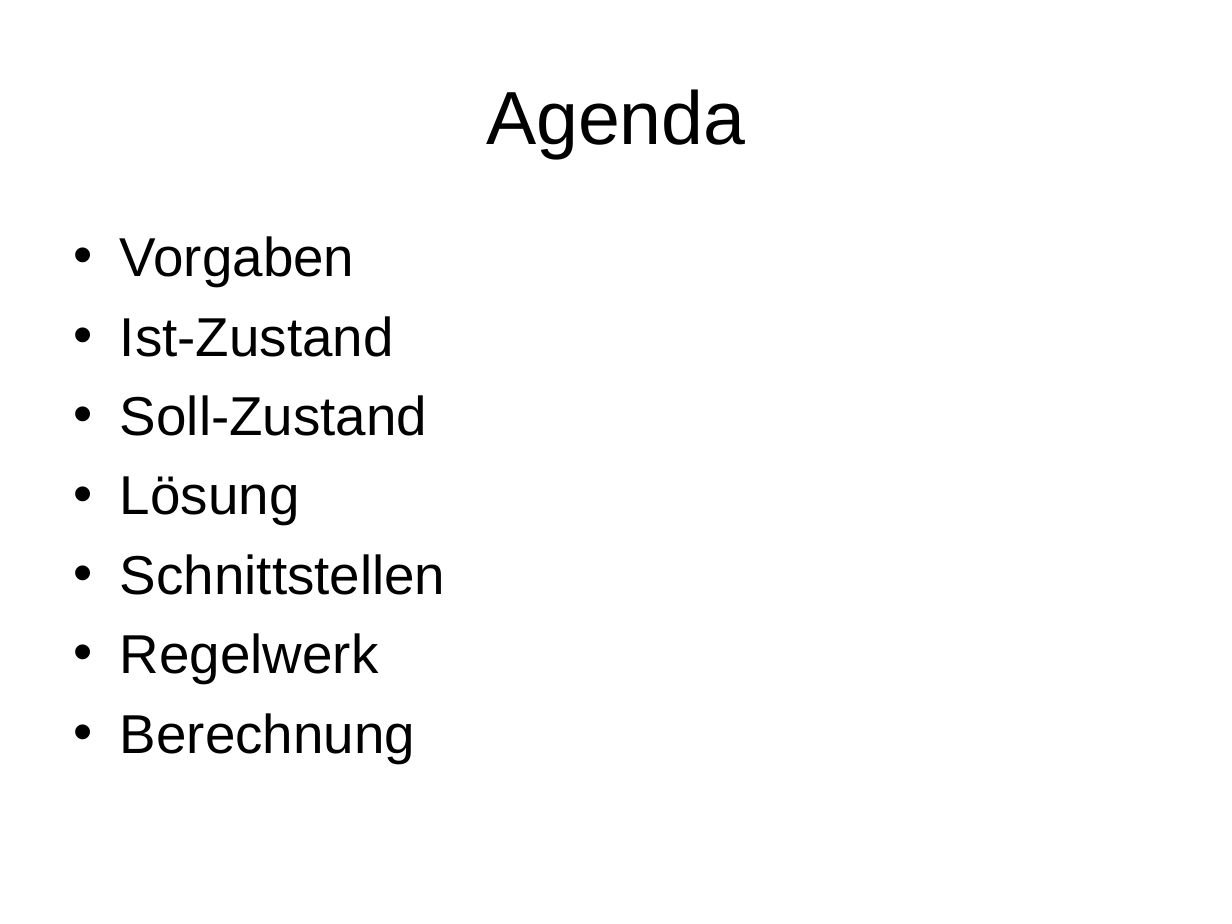
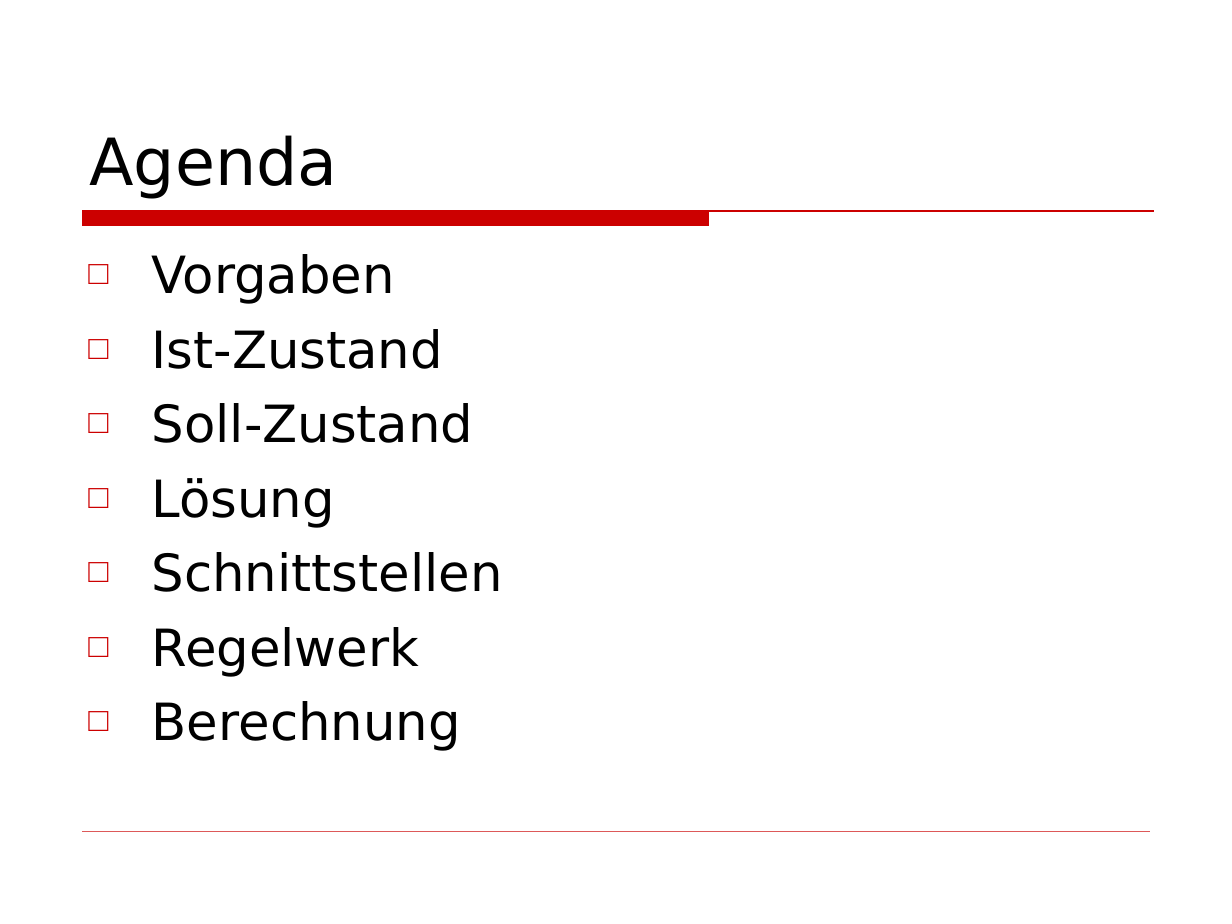
Before and after one commit to BackupTheBerlios/wiptp-svn, a slide deck: slide 2 of docs/Präsentation.ppt. Drawn at 1232x924 pixels with LibreOffice and Linux fonts; fonts in the diff are those of the drawing; background and template pictures are left out. Boxes give left, top, right and bottom in pixels: in the first picture for what was removed or moved away, otherwise in the second. Text is boxed around its words. In the diff, an @@ line names an element or a change of style, - is before the commit and + after.

```diff
--- a/docs/Präsentation.ppt
+++ b/docs/Präsentation.ppt
@@ title "Agenda": place and size @@
-title "Agenda" at <box>486,89,745,158</box>
+title "Agenda" at <box>89,135,337,199</box>
@@ title "Agenda" at <box>89,135,337,199</box>: size 44 to 38 pt, font Arial to DejaVu Sans; alignment centre to left; vertical alignment middle to bottom @@
@@ text "Vorgaben": place and size @@
-text "Vorgaben" at <box>120,236,445,763</box>
+text "Vorgaben" at <box>152,254,503,751</box>
@@ text "Vorgaben" at <box>152,254,503,751</box>: size 32 to 30 pt, font Arial to DejaVu Sans; bullet • to □; bullet colour #000000 to #CC0000 @@
@@ freeform shape added at <box>83,211,1154,225</box>, fill #CC0000, outline #CC0000 0.74 pt @@
@@ line added from (83, 832) to (1149, 832), #CC0000 0.26 pt @@
```
Also in this commit, not shown: 3 other slides changed, 2 slides added.
